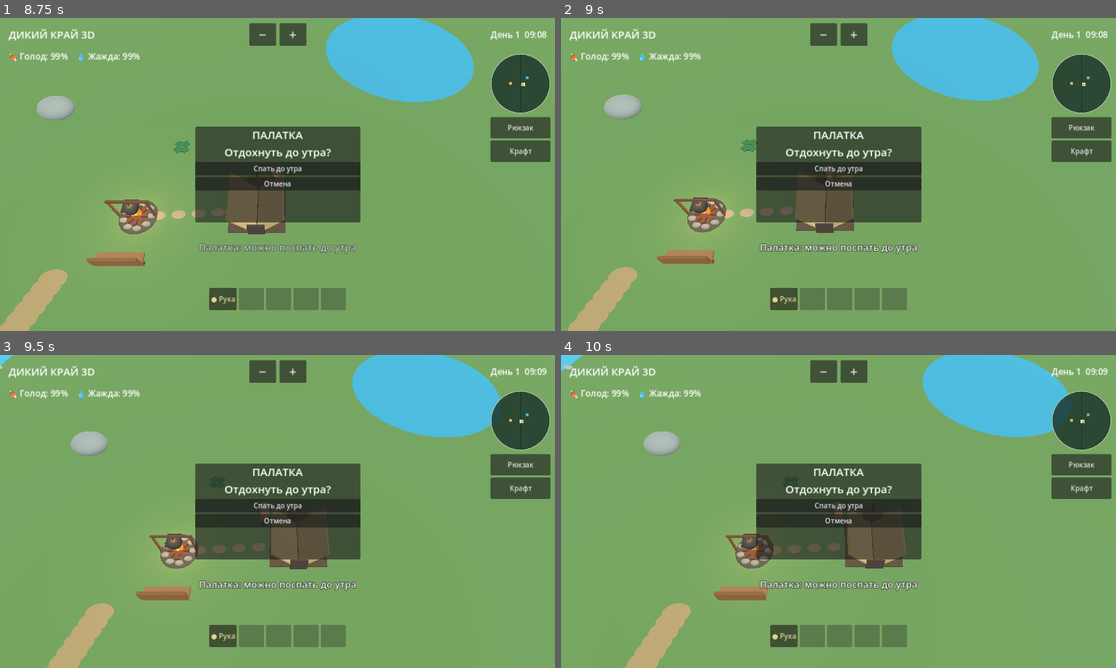
Above: before the commit, frames 1-4 (two rows, left to right).
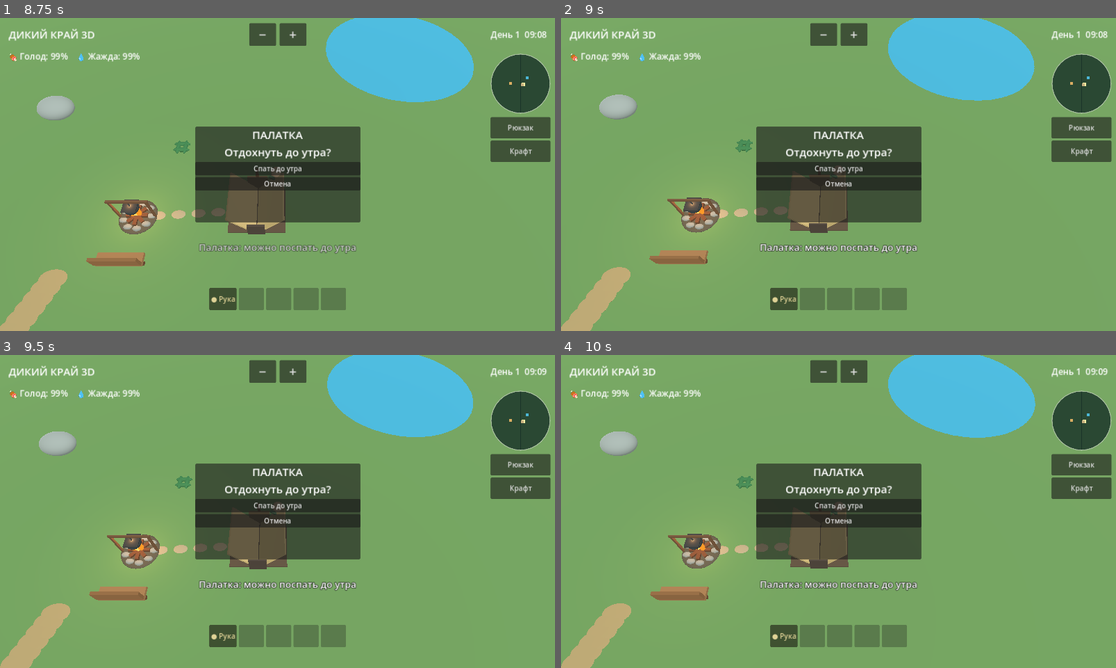
Above: after the commit, the same moments.

Repository: hjz2tz7cgv-ctrl/DikiyKrayGodot
Game: Godot game, scene res://scenes/main.tscn
Same seed, same stepped clock (60 frames per second), same inputs: the game is played once before the commit and once after it.
Inputs (mouse positions are in pixels of both pictures, inside the frame that each line leads up to):
- Up to frame 1 (8.75 s): click "Рюкзак" at 0.5 s; click "Закрыть" at 1.25 s; click "Крафт" at 2 s; click "Закрыть" at 2.75 s; click "● Рука" at 3.5 s; click "−" at 4.25 s; click "+" at 5 s; move the mouse to (399, 158) at 5.77 s; hold Right (ui_right) 5.78-6.5 s; click (399, 158) at 5.92 s; drag from (166, 190) to (249, 237) at 6.52 s; move the mouse to (333, 105) at 7.27 s; hold Right (ui_right) 7.28-8 s; drag from (249, 237) to (111, 127) at 8.02 s
- Up to frame 2 (9 s): move the mouse to (1005, 221) at 8.77 s; hold Left (ui_left) from 8.78 s (still down)
- Up to frame 3 (9.5 s): keep holding Left (ui_left)
- Up to frame 4 (10 s): release Left (ui_left) at 9.5 s; drag from (672, 464) to (755, 433) at 9.52 s

Frame 1 is identical in both runs. In frame 2, 2.5% of the frame differs, in the area x 0-95%, y 0-100%; in frame 3, 9.5%; in frame 4, 11%.

Commit message:
Add files via upload

Diff:
--- a/scripts/main.gd
+++ b/scripts/main.gd
@@ -1181,6 +1181,7 @@
 func _toggle_craft() -> void:
     craft_panel.visible = not craft_panel.visible
     if craft_panel.visible:
+        _release_gameplay_touches()
         action_menu.visible = false
         bag_panel.visible = false
         sleep_panel.visible = false
@@ -1282,6 +1283,7 @@
 func _toggle_bag() -> void:
     bag_panel.visible = not bag_panel.visible
     if bag_panel.visible:
+        _release_gameplay_touches()
         action_menu.visible = false
         craft_panel.visible = false
     _update_nearby_action()
@@ -1668,7 +1670,7 @@
     return closest
 
 func _tap_world(screen: Vector2) -> void:
-    if camera == null or bag_panel.visible or sleep_panel.visible or sleep_in_progress:
+    if camera == null or _interface_modal_open():
         return
     var origin := camera.project_ray_origin(screen)
     var ray_dir := camera.project_ray_normal(screen)
@@ -1867,7 +1869,7 @@
     # Джойстик задаёт направление относительно взгляда персонажа в момент касания.
     # Направление фиксируется до отпускания пальца, чтобы движение не закручивалось.
     var direction := Vector2.ZERO
-    var steering_active := joystick_touch != -1 and touch_move.length() > 0.12
+    var steering_active := not _interface_modal_open() and joystick_touch != -1 and touch_move.length() > 0.12
     if steering_active:
         direction = Vector2(
             cos(joystick_basis_yaw) * touch_move.x + sin(joystick_basis_yaw) * touch_move.y,
@@ -1902,13 +1904,15 @@
         if direction.length() > 0.1:
             var hunt_facing := atan2(-direction.x, -direction.y)
             player_facing = lerp_angle(player_facing, hunt_facing, 1.0 - exp(-10.0 * delta))
-    var keyboard_direction := Input.get_vector("ui_left", "ui_right", "ui_up", "ui_down")
+    var keyboard_direction := Vector2.ZERO if _interface_modal_open() else Input.get_vector("ui_left", "ui_right", "ui_up", "ui_down")
     if keyboard_direction.length() > 0.12:
         hunt_target = -1
         direction = keyboard_direction
         var keyboard_facing := atan2(-direction.x, -direction.y)
         player_facing = lerp_angle(player_facing, keyboard_facing, 1.0 - exp(-10.0 * delta))
     direction = direction.limit_length(1.0)
+    if _interface_modal_open():
+        direction = Vector2.ZERO
     if cooking_active:
         direction = Vector2.ZERO
     if sitting and not cooking_active and (direction.length() > 0.1 or steering_active):
@@ -1931,7 +1935,7 @@
     player.position.x = current.x
     player.position.z = current.y
     _position_camera(delta)
-    if gather_touch != -1 and gather_direction.length() > 0.2 and not mining_active and not cooking_active:
+    if not _interface_modal_open() and gather_touch != -1 and gather_direction.length() > 0.2 and not mining_active and not cooking_active:
         var nearest := _nearest_resource()
         if nearest >= 0:
             _begin_mining(nearest)
@@ -1991,7 +1995,25 @@
             animal["node"].position.z = new_pos.y
         animals[i] = animal
 
+func _interface_modal_open() -> bool:
+    return (bag_panel != null and bag_panel.visible) or (craft_panel != null and craft_panel.visible) or (action_menu != null and action_menu.visible) or (sleep_panel != null and sleep_panel.visible) or sleep_in_progress
+
+func _release_gameplay_touches() -> void:
+    joystick_touch = -1
+    gather_touch = -1
+    touch_move = Vector2.ZERO
+    gather_direction = Vector2.ZERO
+    active_touches.clear()
+    nearby_touch_ids.clear()
+    pending_index = -1
+    pending_kind = ""
+    hunt_target = -1
+
 func _input(event: InputEvent) -> void:
+    # Открытое окно получает все касания; мир, камера и джойстик заблокированы.
+    if _interface_modal_open():
+        _release_gameplay_touches()
+        return
     if event is InputEventScreenTouch:
         if event.pressed:
             # Сначала перехватываем нажатие на кнопку, ДО джойстика и камеры.
@@ -2066,6 +2088,8 @@
         active_touches[event.index] = event.position
 
 func _unhandled_input(event: InputEvent) -> void:
+    if _interface_modal_open():
+        return
     if event is InputEventMouseButton and event.pressed:
         if event.button_index == MOUSE_BUTTON_WHEEL_UP:
             _zoom(-1.0)
